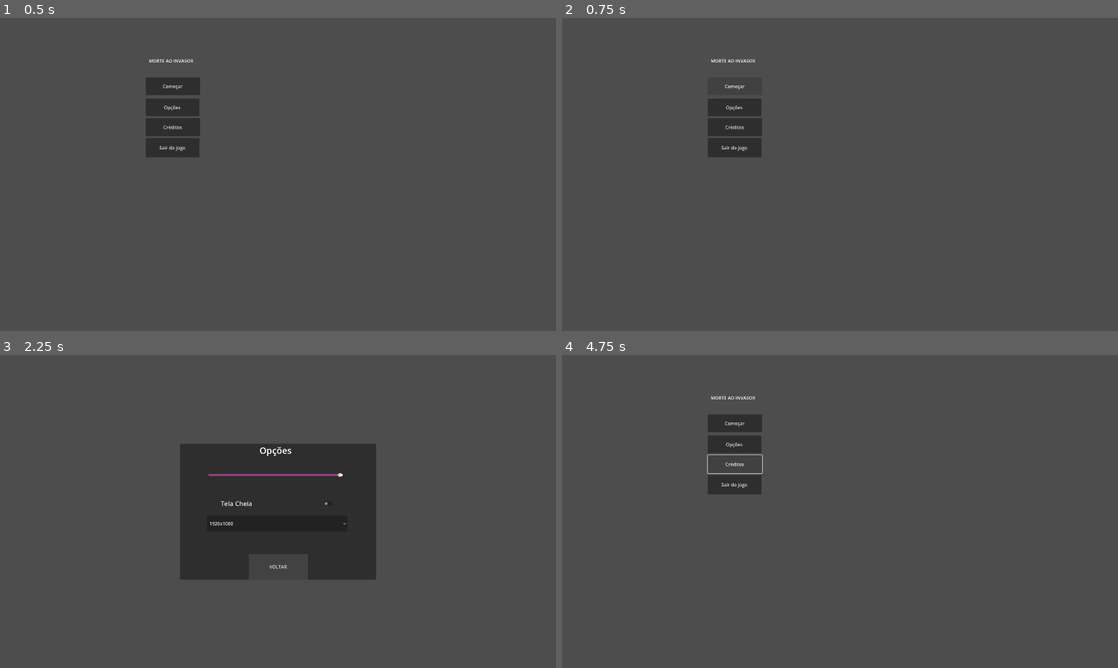
Above: before the commit, frames 1-4 (two rows, left to right).
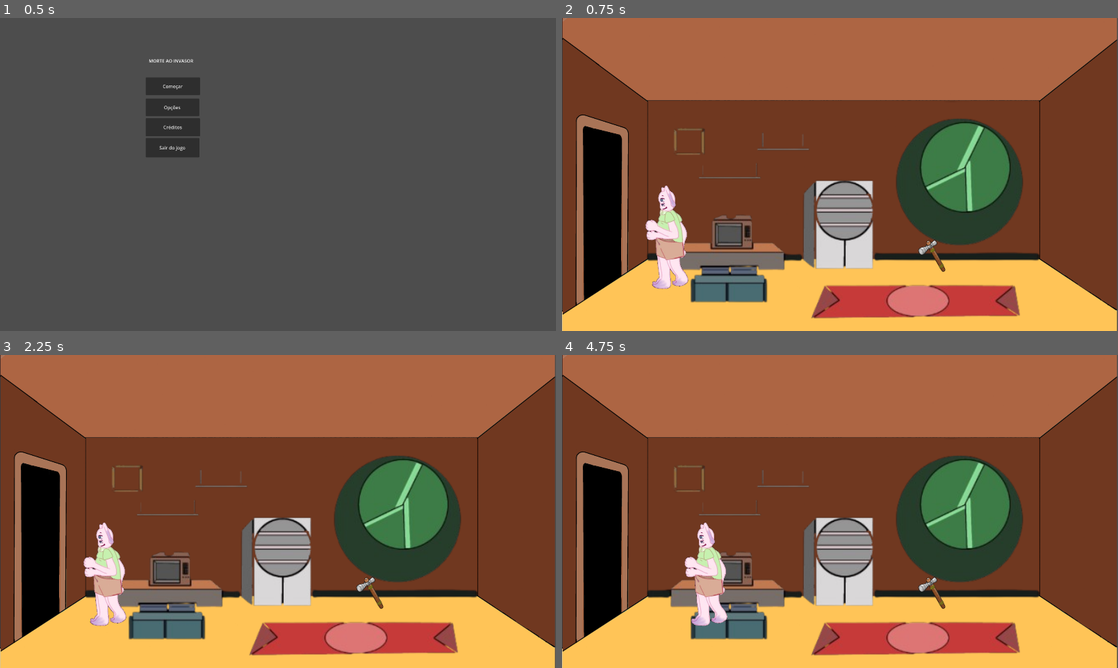
Above: after the commit, the same moments.

Repository: devklebinho/morte-ao-invasor
Game: Godot game, scene res://Scenes/main_menu.tscn
The game is run twice, just before and just after one commit, with the same random seed, the same clock (stepped at 60 frames per second) and the same inputs.
Inputs (mouse positions are in pixels of both pictures, inside the frame that each line leads up to):
- Up to frame 1 (0.5 s): no input
- Up to frame 2 (0.75 s): click "Começar" at 0.5 s
- Up to frame 3 (2.25 s): click (172, 423) at 1.25 s, where only the run before the commit has a clickable "Começar"; click (172, 445) at 2 s, where only the run before the commit has a clickable "Opções"
- Up to frame 4 (4.75 s): click (840, 567) at 2.75 s, where only the run before the commit has a clickable "VOLTAR"; click (734, 464) at 3.5 s, where only the run before the commit has a clickable "Créditos"; tap Enter at 4.25 s; hold Right (ui_right) from 4.28 s (still down); hold E (Interact) from 4.28 s (still down)

Frame 1 is identical in both runs. In frame 2, 99% of the frame differs, in the area x 0-100%, y 0-100%; in frame 3, 97%; in frame 4, 99%.

Commit message:
remap button play

Diff:
--- a/Scripts/Managers/MainMenu.gd
+++ b/Scripts/Managers/MainMenu.gd
@@ -1,7 +1,7 @@
 extends Node
 
 func _on_start_pressed() -> void:
-	get_tree().change_scene_to_file("res://Scenes/proto_gameplay.tscn")
+	get_tree().change_scene_to_file("res://Scenes/gameplay.tscn")
 
 func _on_options_pressed() -> void:
 		get_tree().change_scene_to_file("res://Scenes/Options.tscn")
